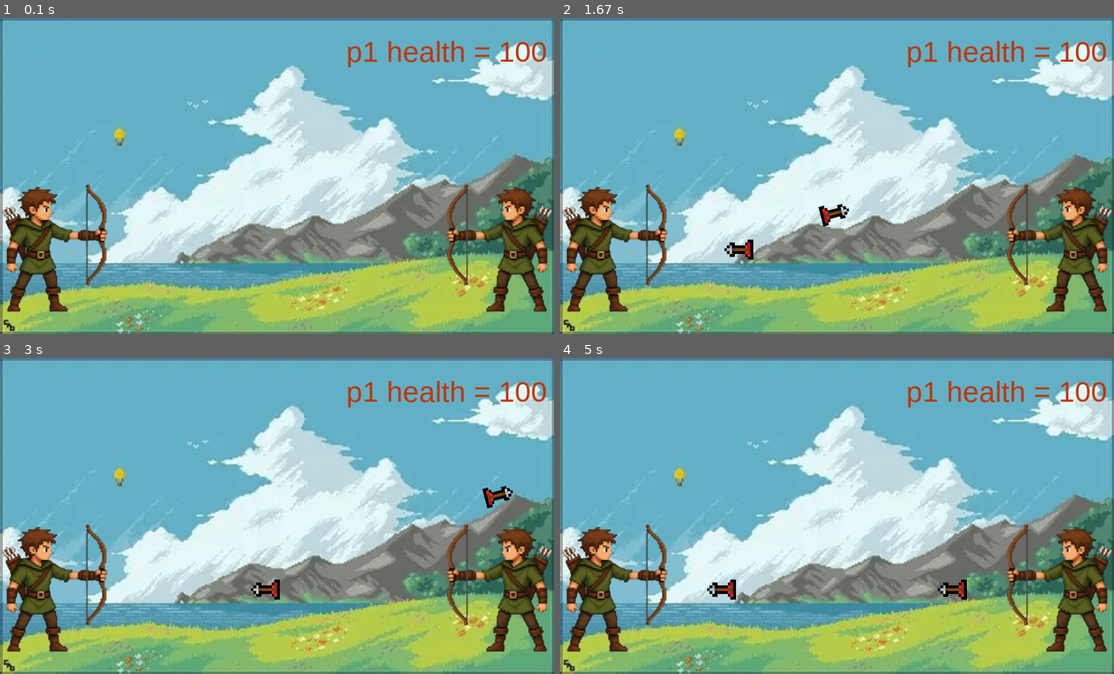
Above: before the commit, frames 1-4 (two rows, left to right).
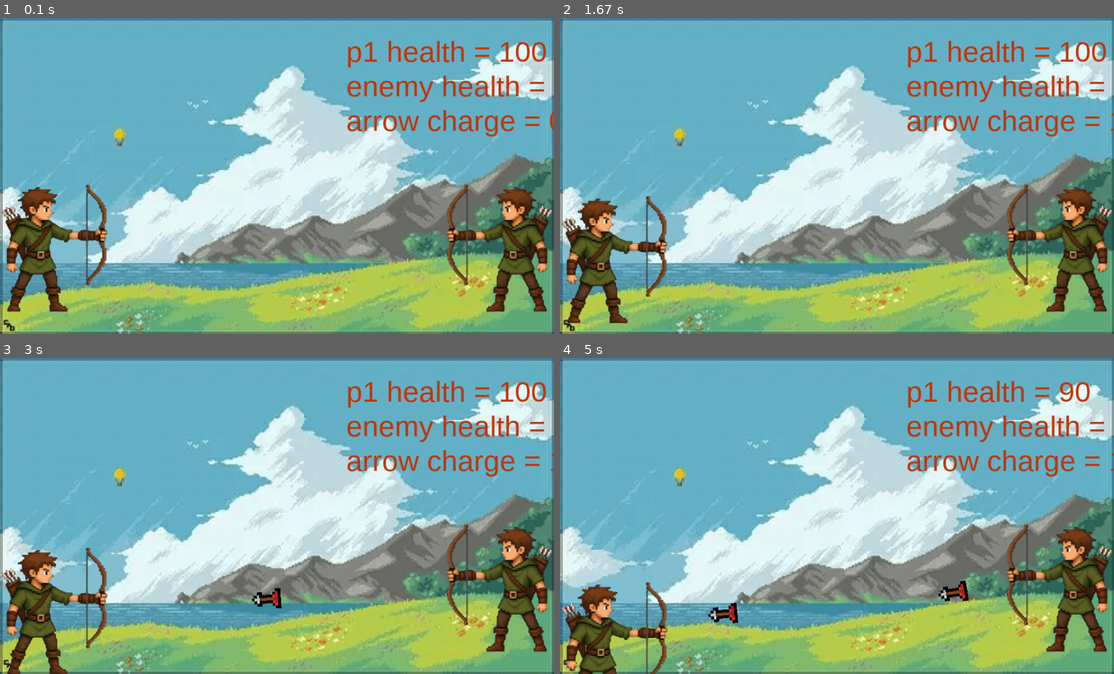
Above: after the commit, the same moments.

Repository: IanPiraat/Pygame
Game: pygame game, started from probow.py
Same seed, same stepped clock (60 frames per second), same inputs: the game is played once before the commit and once after it.
Inputs (mouse positions are in pixels of both pictures, inside the frame that each line leads up to):
- Up to frame 1 (0.1 s): no input
- Up to frame 2 (1.67 s): hold W 0.33-0.8 s; click (1014, 166) at 0.88 s; hold A from 1.17 s (still down)
- Up to frame 3 (3 s): release A at 1.7 s; hold A 1.73-2.13 s; hold W 2.17-2.53 s; hold Q from 2.57 s (still down); hold A from 2.57 s (still down)
- Up to frame 4 (5 s): release Q at 3.03 s; release A at 3.03 s; hold A 3.07-3.53 s; hold W 3.57-3.87 s; hold A 3.9-4.43 s; hold A 4.47-4.87 s; hold W from 4.9 s (still down)

The runs differ from the first frame. In frame 1, 1.6% of the frame differs, in the area x 62-100%, y 18-38%; in frame 2, 5.8%; in frame 3, 6.5%; in frame 4, 7.3%, in the area x 0-100%, y 7-100%.

Commit message:
collision update

Diff:
--- a/probow.py
+++ b/probow.py
@@ -1,18 +1,23 @@
 import pygame
 import math
 pygame.init()
+playing =0
 WIDTH = 960
 HEIGHT =549
 playercharge = False
 screen = pygame.display.set_mode((WIDTH,HEIGHT))
 font1 = pygame.font.SysFont("Sans Serif",50)
-
+game = True
+gameover = None
 background = pygame.image.load("images/images probow/bg.png")
+enemylisting = pygame.image.load("images/images probow/arrowlist.png")
 playeridleL = pygame.image.load("images/images probow/playeridle.png")
 playeridleR = pygame.image.load("images/images probow/playeridle.png")
 playeridleR = pygame.transform.flip(playeridleR,True,False)
 playerchargeL = pygame.image.load("images/images probow/playercharge.png")
 playerchargeR = pygame.image.load("images/images probow/playercharge.png")
+gameoverim  = pygame.image.load("images/images probow/game over.png")
+gameoverim = pygame.transform.scale(gameoverim,(1000,600))
 playerchargeL = pygame.transform.flip(playerchargeR,True,False)
 background  = pygame.transform.scale(background,(960,549))
 arrow = pygame.image.load("images/images probow/arrow.png")
@@ -25,7 +30,6 @@
 class player(pygame.sprite.Sprite) :
     def __init__(self,x,y,health,image,status):
         super().__init__()
-
         self.x = x
         self.y = y
         self.status = status
@@ -90,45 +94,88 @@
 enemygroup.add(enemy)
 
 
-music.play(-1)
+
+
 
 
 clock = pygame.time.Clock()
 
-
+Arrow2 = None
 while True :
-    clock.tick(60)
-    screen.fill("white")
-    screen.blit(background,(0,0))
-    for event in pygame.event.get() :
-        if event.type == pygame.QUIT :
-            pygame.quit()
-            raise SystemExit
-        elif event.type == pygame.MOUSEBUTTONDOWN :
-            pos = pygame.mouse.get_pos()
-            shootarrow.play()
-            Arrow = arrows(player1.rect.right,player1.rect.centery,image=arrow,velocity=5,charge=100,damage=10,direction="left",target=pygame.mouse.get_pos())
-            Arrowgroup.add(Arrow)
-            #Arrow2 = arrows(enemy.rect.right,enemy.rect.centery,image=arrowR,velocity=5,charge=100,damage=10,direction="right")
-            #EnemyArrowGroup.add(Arrow2)
-
-        elif event.type == pygame.KEYDOWN and event.key == pygame.K_w :
-                    pos = pygame.mouse.get_pos()
-                    shootarrow.play()
-                    Arrow2 = arrows(enemy.rect.left,enemy.rect.centery,image=arrow,velocity=5,charge=100,damage=10,direction="right",target=player1.rect.center)
-                    EnemyArrowGroup.add(Arrow2)
-                    print(Arrow2.rect.right,Arrow2.rect.centery)
-
-                    print("enemy arrows:",len(EnemyArrowGroup))
-    text1 = font1.render("p1 health = {}".format(player1.health),True,"#c2380e")
-    screen.blit(text1,(600,30))
-
-    Arrowgroup.update()
-    EnemyArrowGroup.update()
-    Arrowgroup.draw(screen)
-    EnemyArrowGroup.draw(screen)
-    playergroup.draw(screen)
-    enemygroup.draw(screen)
+        if game == True :
+                playing +=1
+                if not playing >= 2 :
+                    music.play(-1)
+        if game == False :
+                music.stop()
 
 
-    pygame.display.update()
+        clock.tick(60)
+        screen.fill("white")
+        screen.blit(background,(0,0))
+        for event in pygame.event.get() :
+            if event.type == pygame.QUIT :
+                pygame.quit()
+                raise SystemExit
+            elif event.type == pygame.MOUSEBUTTONDOWN :
+                pos = pygame.mouse.get_pos()
+                shootarrow.play()
+                Arrow = arrows(player1.rect.right,player1.rect.centery,image=arrow,velocity=5,charge=100,damage=10,direction="left",target=pygame.mouse.get_pos())
+                Arrowgroup.add(Arrow)
+                #Arrow2 = arrows(enemy.rect.right,enemy.rect.centery,image=arrowR,velocity=5,charge=100,damage=10,direction="right")
+                #EnemyArrowGroup.add(Arrow2)
+
+            elif event.type == pygame.KEYDOWN and event.key == pygame.K_w :
+                        pos = pygame.mouse.get_pos()
+                        shootarrow.play()
+                        Arrow2 = arrows(enemy.rect.left,enemy.rect.centery,image=arrow,velocity=5,charge=100,damage=10,direction="right",target=player1.rect.center)
+                        EnemyArrowGroup.add(Arrow2)
+            elif event.type == pygame.KEYDOWN and event.key == pygame.K_a :
+                player1.rect.y += 20
+            elif event.type == pygame.KEYDOWN and event.key == pygame.K_q :
+                    player1.rect.y -= 20
+            if player1.health <= 0 :
+                game = False
+                gameover = player1
+            if enemy.health <= 0 :
+                game = False
+                gameover = enemy
+
+
+        if game == False and gameover == player1 :
+            screen.blit(gameoverim,(0,0))
+
+        text1 = font1.render("p1 health = {}".format(player1.health),True,"#c2380e")
+        enemy_health_text = font1.render("enemy health = {}".format(enemy.health), True, "#c2380e")
+
+
+        Arrowgroup.update()
+        EnemyArrowGroup.update()
+
+        for arrow_sprite in Arrowgroup.sprites():
+
+            if enemy.rect.colliderect(arrow_sprite.rect):
+                enemy.health -= arrow_sprite.damage
+                arrow_sprite.kill()
+
+        for arrow_sprite in EnemyArrowGroup.sprites():
+            if player1.rect.colliderect(arrow_sprite.rect):
+                player1.health -= arrow_sprite.damage
+                arrow_sprite.kill()
+
+        pygame.sprite.groupcollide(EnemyArrowGroup,Arrowgroup,True,True)
+        if game == True :
+            Arrowgroup.draw(screen)
+            EnemyArrowGroup.draw(screen)
+            playergroup.draw(screen)
+            enemygroup.draw(screen)
+
+        arrow_charge = Arrow2.charge if Arrow2 is not None else 0
+        if game == True :
+            text2 = font1.render("arrow charge = {}".format(arrow_charge), True, "#c2380e")
+            screen.blit(text1,(600,30))
+            screen.blit(enemy_health_text, (600, 90))
+            screen.blit(text2, (600, 150))
+
+
+        pygame.display.update()
Binary file added: images/images probow/arrowlist.png
Binary file added: images/images probow/game over.png
